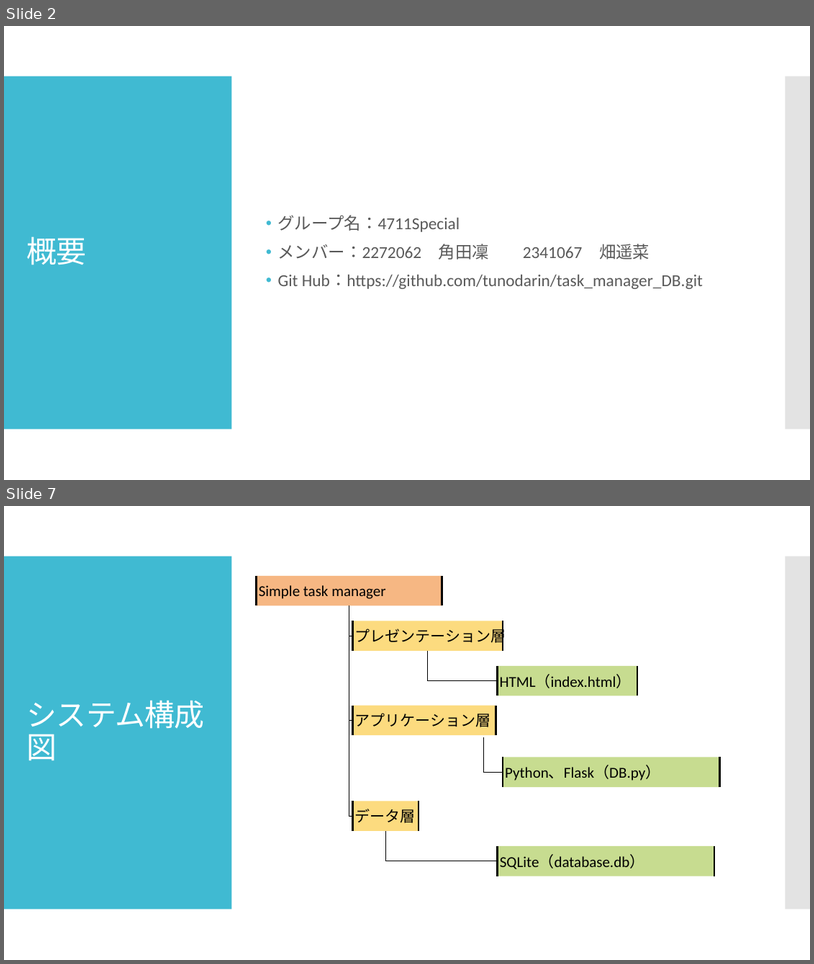
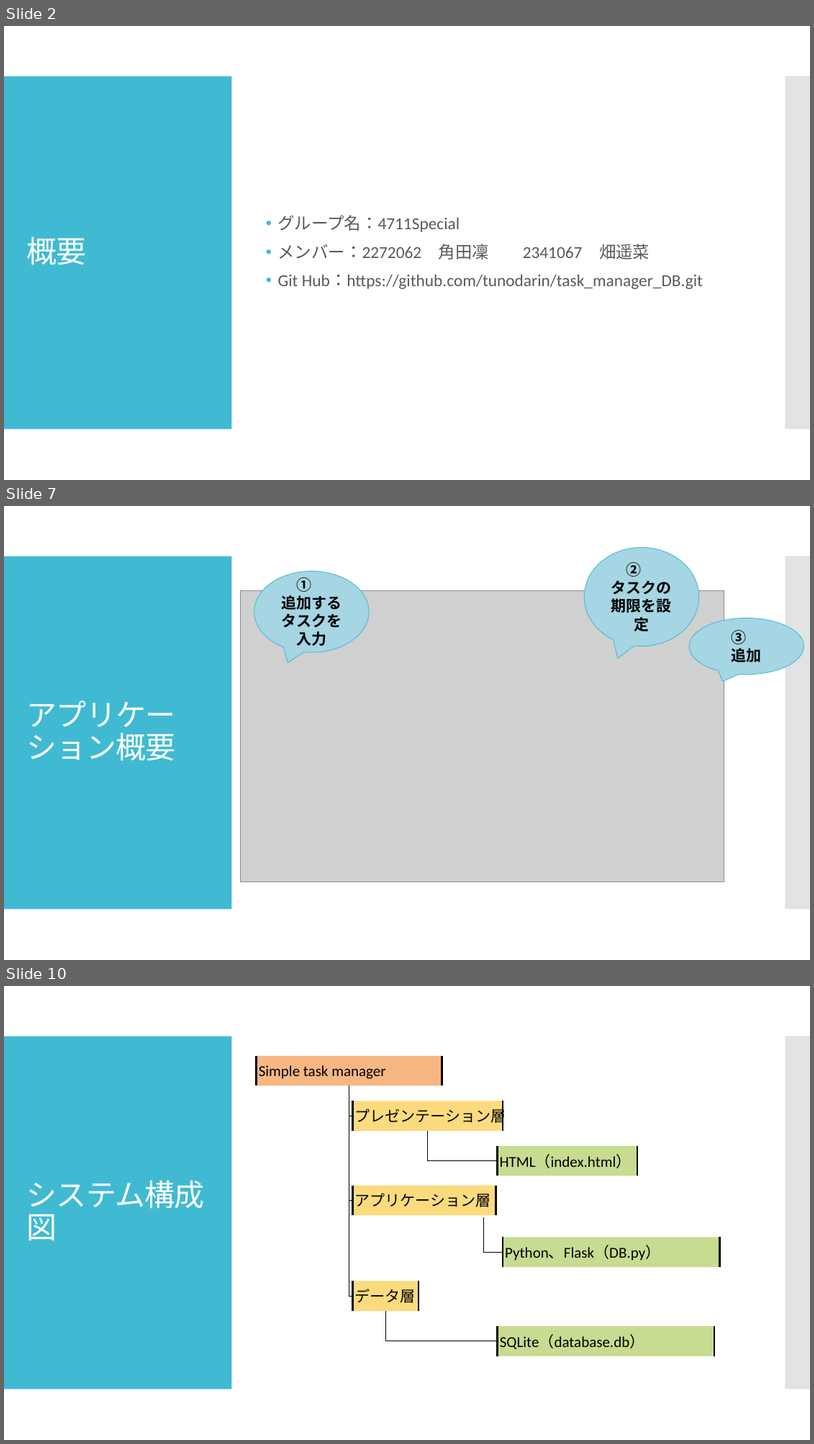
Before and after one commit to tunodarin/task_manager_DB, a slide deck: 4711最終.pptx. Shown one above the other, each under a label of ours: slides 2 and 7 before the commit, slides 2, 7 and 10 after it; the slides between them are not shown. The pictures are 814x964 and 814x1444 pixels, drawn with LibreOffice and Linux fonts; fonts in the diff are those of the drawing; grey boxes stand for pictures. Boxes give left, top, right and bottom in pixels: in the first picture for what was removed or moved away, otherwise in the second. Text is boxed around its words. In the diff, an @@ line names an element or a change of style, - is before the commit and + after.

Commit message:
プレゼンテーションを最終盤に差し替え

```diff
--- a/4711最終.pptx
+++ b/4711最終.pptx
@@ slide 7 added at [4, 506, 810, 960], background #FFFFFF; not listed: 2 template elements that a slide beside it also shows @@
@@ speech bubble added at [585, 547, 700, 646], fill #A7D5E3, outline #40BAD2 0.75 pt, 18 pt, text #000000, bold @@
+②
+タスクの期限を設定
@@ picture added at [241, 591, 725, 881] @@
@@ speech bubble added at [255, 572, 369, 652], fill #A7D5E3, outline #40BAD2 0.75 pt, 18 pt, text #000000, bold @@
+①
+追加するタスクを入力
@@ speech bubble added at [689, 618, 805, 674], fill #A7D5E3, outline #40BAD2 0.75 pt, 18 pt, text #000000, bold @@
+③
+追加
@@ title added at [27, 700, 176, 761], 36 pt, text #FFFFFF @@
+アプリケーション概要
@@ what was slide 7 is now slide 10 @@
```
Also in this commit, not shown: 4 slides changed, 3 other slides added, 1 slide removed.
